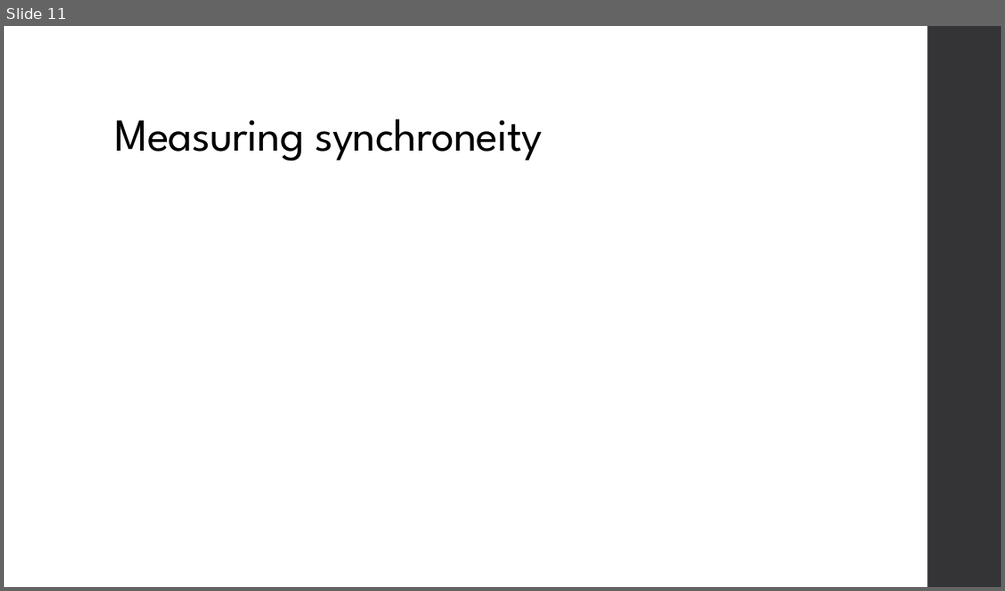
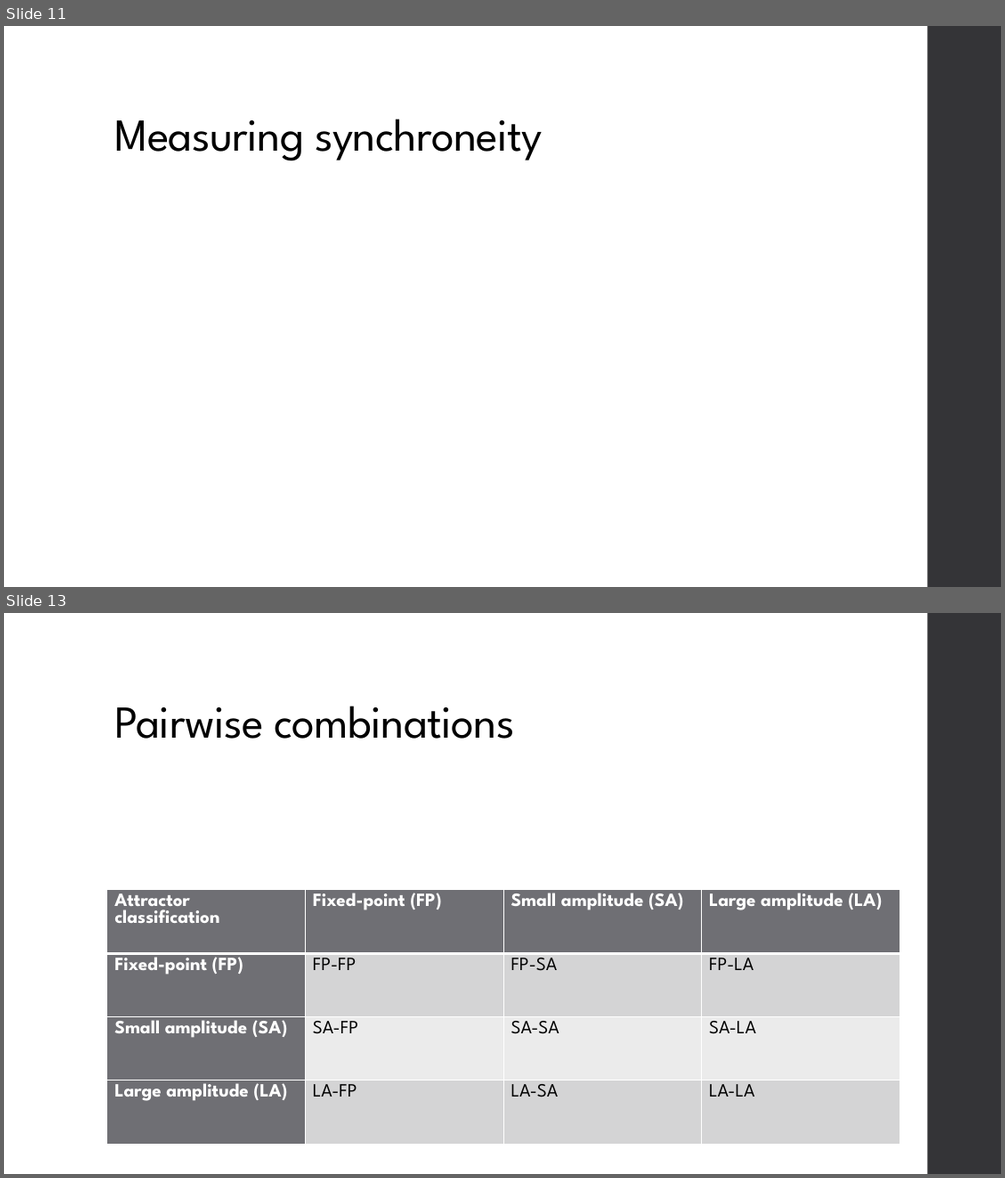
Before and after one commit to JonasEBrown/University, a slide deck: EPSRC Internship/October Presentation.pptx. Shown one above the other, each under a label of ours: slide 11 before the commit, slides 11 and 13 after it; the slides between them are not shown. The pictures are 1005x591 and 1005x1178 pixels, drawn with LibreOffice and Linux fonts; fonts in the diff are those of the drawing; grey boxes stand for pictures. Boxes give left, top, right and bottom in pixels: in the first picture for what was removed or moved away, otherwise in the second. Text is boxed around its words. In the diff, an @@ line names an element or a change of style, - is before the commit and + after.

```diff
--- a/EPSRC Internship/October Presentation.pptx
+++ b/EPSRC Internship/October Presentation.pptx
@@ slide 13 added at bbox=[4, 613, 1001, 1174], background #FFFFFF; not listed: 1 template element that a slide beside it also shows @@
@@ title added at bbox=[114, 706, 515, 738], 44 pt, text #000000 @@
+Pairwise combinations
@@ table added at bbox=[107, 890, 900, 1144], 4 rows, 4 columns @@
+Attractor classification | Fixed-point (FP) | Small amplitude (SA) | Large amplitude (LA)
+Fixed-point (FP) | FP-FP | FP-SA | FP-LA
+Small amplitude (SA) | SA-FP | SA-SA | SA-LA
+Large amplitude (LA) | LA-FP | LA-SA | LA-LA
```
Also in this commit, not shown: 8 slides changed, 13 other slides added, 3 slides removed, 16 other files.
